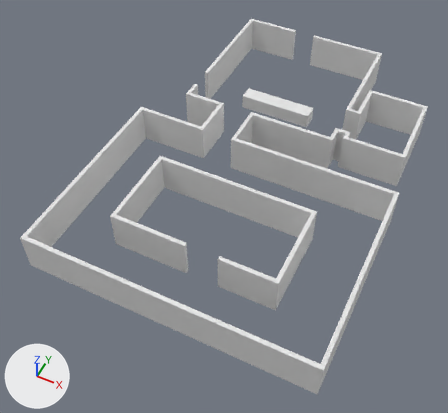
One commit to the glTF model FirstStealthGameMap.glb: the scene before it, then after it.
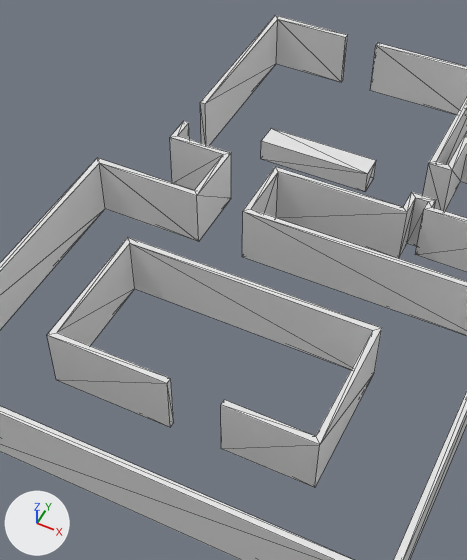
Each version appears first whole from a 50 mm camera at (35.3, -71.6, 57.6) aimed at (11.6, -24.3, -1.6), and next in a close-up on the part from 18% to 83% of the width and 2% to 86% of the height. Every picture has the same lights, and +X, +Y and +Z are marked at lower left. The close-ups show mesh edges as thin lines. Vertices at the same position are counted once.

The scene before the commit, as lines of its bpy script (objects in view):
```python
me_plane_002 = bpy.data.meshes.new('Plane.002')
me_plane_002.from_pydata(...)  # 120 vertices, 228 faces; spans x -3.5..31.5, y -43.5..7.5, z 0.0..5.0
# before: 10 (10.0, -13.0, 0.0), 11 (10.5, -13.5, 0.0) at pixel (276, 217), 14 (10.0, -19.0, 0.0) at pixel (242, 256), 15 (10.5, -18.5, 0.0), 64 (10.5, -13.5, 5.0) at pixel (278, 171)
# before: 65 (10.0, -13.0, 5.0) at pixel (275, 166), 68 (10.5, -18.5, 5.0) at pixel (250, 209), 69 (10.0, -19.0, 5.0) at pixel (242, 211)
# before: 32 (13.0, -36.0, 0.0) at pixel (173, 422), 33 (13.0, -36.5, 0.0) at pixel (170, 427), 86 (13.0, -36.5, 5.0) at pixel (167, 383), 87 (13.0, -36.0, 5.0) at pixel (170, 378)
# before: 44 (11.0, 7.0, 0.0) at pixel (370, 90), 45 (11.0, 7.5, 0.0), 98 (11.0, 7.5, 5.0) at pixel (377, 42), 99 (11.0, 7.0, 5.0) at pixel (375, 45)
# before: 108 (1.0, -8.0, 0.0), 109 (0.5, -8.0, 0.0), 112 (0.5, -8.0, 5.0) at pixel (200, 102), 113 (1.0, -8.0, 5.0) at pixel (205, 103)
me_plane_004 = bpy.data.meshes.new('Plane.004')
me_plane_004.from_pydata(...)  # a box spanning x 6.0..16.0, y -7.0..-5.0, z 0.0..2.0
ob_plane_001 = bpy.data.objects.new('Plane.001', me_plane_002)
ob_plane_001.location = (0.0, 0.0, 0.0)
ob_plane_003 = bpy.data.objects.new('Plane.003', me_plane_004)
ob_plane_003.location = (0.0, 0.0, 0.0)
```
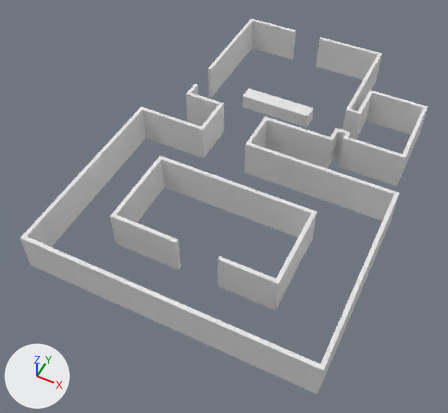
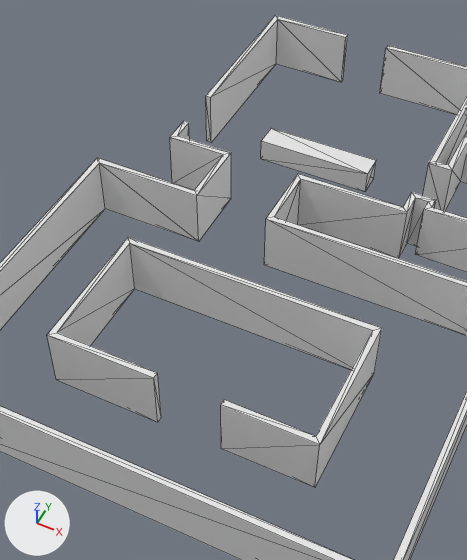
Changed parts and their boxes [x1, y1, x2, y2] in the close-ups (467 x 560 px; the box of a moved part takes in the faces that stretch with it):
part 1 of me_plane_002, moved or reshaped: before [242, 167, 467, 336]; after [264, 174, 467, 336]
part 2 of me_plane_002, moved or reshaped: before [47, 333, 174, 427]; after [47, 333, 161, 422]
part 3 of me_plane_002, moved or reshaped: before [370, 43, 467, 115]; after [380, 46, 467, 115]
part 4 of me_plane_002, moved or reshaped: before [200, 16, 278, 145]; after [206, 16, 278, 143]

Diff of the bpy script that builds the scene:
```diff
--- a/FirstStealthGameMap.glb.py
+++ b/FirstStealthGameMap.glb.py
@@ me_plane_002 @@
 me_plane_002.from_pydata(...)  # 120 vertices, 228 faces; spans x -3.5..31.5, y -43.5..7.5, z 0.0..5.0
 # used by ob_plane_001; location = (0.0, 0.0, 0.0)
+# me_plane_002 part 1
+for i in [10, 11, 14, 15, 64, 65, 68, 69]: me_plane_002.vertices[i].co += Vector((2.0, 0.0, 0.0))
+# me_plane_002 part 2
+for i in [32, 33, 86, 87]: me_plane_002.vertices[i].co += Vector((-1.0, 0.0, 0.0))
+# me_plane_002 part 3
+for i in [44, 45, 98, 99]: me_plane_002.vertices[i].co += Vector((1.0, 0.0, 0.0))
+# me_plane_002 part 4
+for i in [108, 109, 112, 113]: me_plane_002.vertices[i].co += Vector((0.0, 1.0, 0.0))
```
